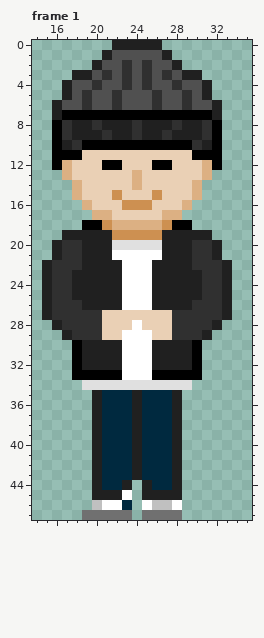
One commit to this pixel-art file: assets/characters/khoa.aseprite. The picture above is the old version.
48x48 pixels, 1 frame. Shown: frame 1: x 14..35, y 0..47. The commit also changed other frames, which this record leaves out.
New version:
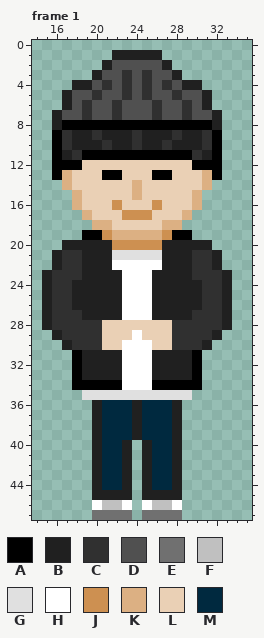
Palette (. is transparent): A #000000  B #202020  C #303030  D #505050  E #707070  F #c0c0c0  G #e0e0e0  H #ffffff  J #cd9051  K #dcb083  L #ead0b5  M #00293f
What changed:
layer "Layer 3" now hidden
layer "Layer 4" now hidden
layer "Layer 3 Copy" now hidden
layer "Layer 5" now hidden
layer "Layer 6" added
Changed rows in their new state; - is an unchanged pixel.
Frame 1:
first column x 15:
 0 -------.....-------
 1 ------.BBBBB.------
 2 -----.B-D-D-B.-----
 3 ---..BD-----DB..---
 4 --.BBDC-----CDBB.--
 5 ----DC-DC-CD-CD----
 6 -.B-------------B.-
 7 --DDCDDCDDDCDDCDD--
 8 -BAAAAAAAAAAAAAAAB-
 9 -----CB-----BC-----
10 --CBBBCBBCBBCBBBC--
11 --BCAAAAAAAAAAACB--
12 --AA--LL---LL--AA--
13 -A----AA-L-AA----A-
14 --KL-----------LK--
15 -------L-K-L-------
16 ---KL--JLLLJ--LK---
17 ----KLL-JJJ-LLK----
18 ----.KKLLLLLKK.----
19 --..AAJKKKKKJAA..--
20 -.BB---JJJJJ---BB.-
21 -------GGGGG-------
22 .B-----H---H-----B.
23 ---C-----------C---
26 ---B-----------B---
27 ----BBBBHHHBBBB----
28 BC-------L-------CB
29 -BC-----L-L-----CB-
30 --BCCCLL---LLCCCB--
33 ----BBBB---BBBB----
34 ---AAAAAHHHAAAAA---
35 ----GGGGGGGGGGG----
first column x 19:
40 ----B.B
41 ----B.B
42 ----B.B
43 ----B.B
45 ----B--
46 -HFFH--
47 .------
Changed places in both pictures, as pixel boxes (x1, y1, x2, y2):
changed: (42, 40, 232, 400)
changed: (82, 440, 152, 520)
